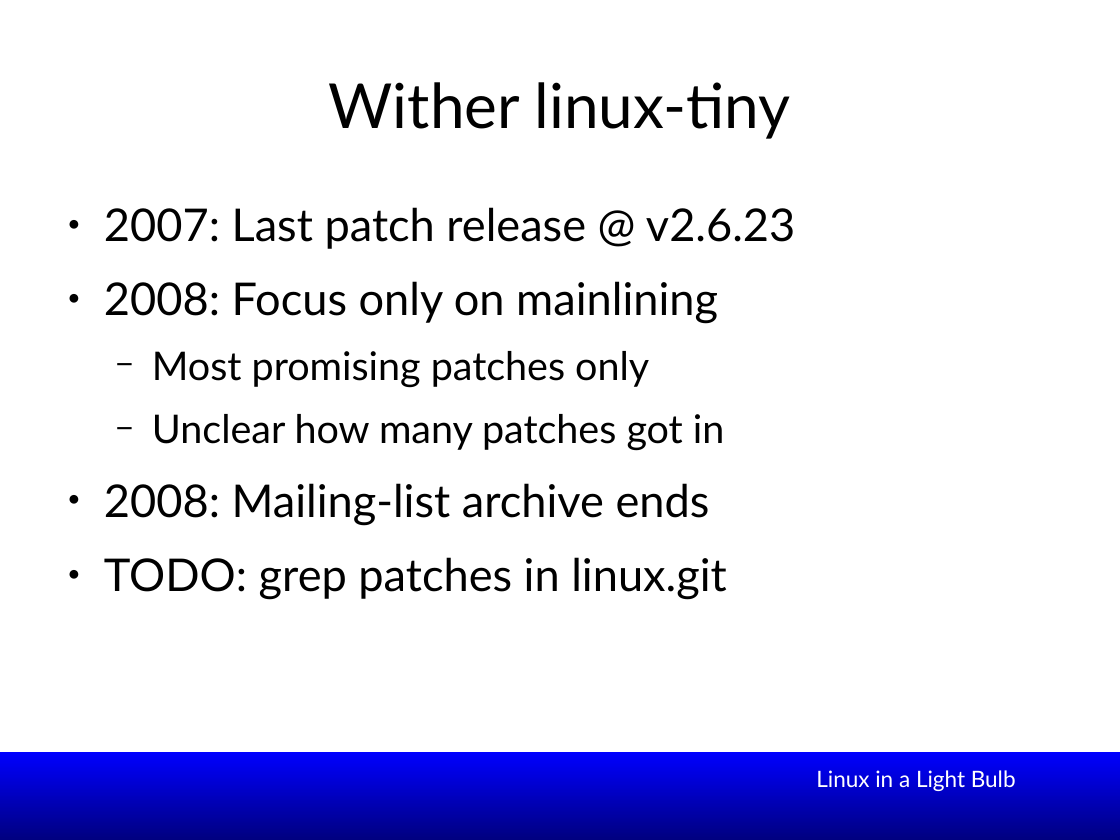
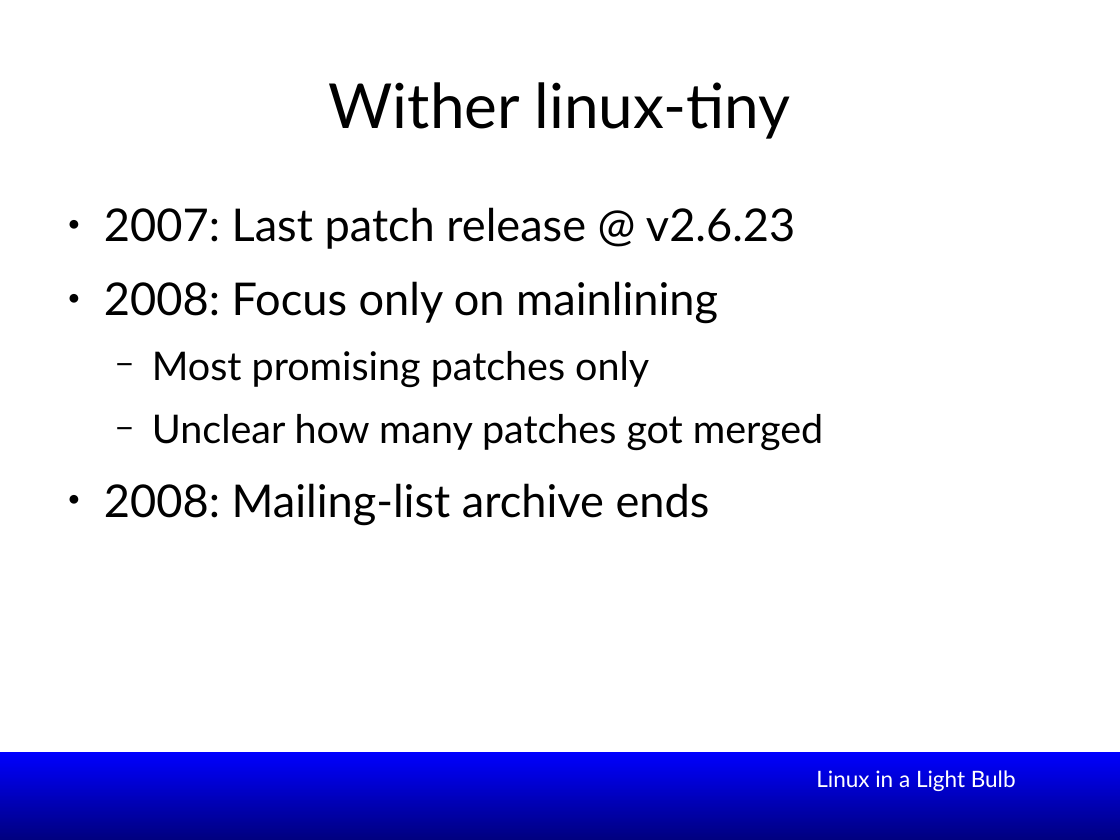
Before and after one commit to smipi1/elce2015, a slide deck: slide 6 of presentations/Linux_In_a_Lightbulb-Where_are_we_on_tinification-ELCE2015.odp. Drawn at 1120x840 pixels with LibreOffice and Linux fonts; fonts in the diff are those of the drawing; background and template pictures are left out. Boxes give left, top, right and bottom in pixels: in the first picture for what was removed or moved away, otherwise in the second. Text is boxed around its words. In the diff, an @@ line names an element or a change of style, - is before the commit and + after.

```diff
--- a/presentations/Linux_In_a_Lightbulb-Where_are_we_on_tinification-ELCE2015.odp
+++ b/presentations/Linux_In_a_Lightbulb-Where_are_we_on_tinification-ELCE2015.odp
@@ text at (152, 414, 823, 451): text changed @@
-  − Unclear how many patches got in
+  − Unclear how many patches got merged
@@ text at (104, 557, 726, 600): paragraph removed @@
-● TODO: grep patches in linux.git
```
Also in this commit, not shown: 48 other files.
